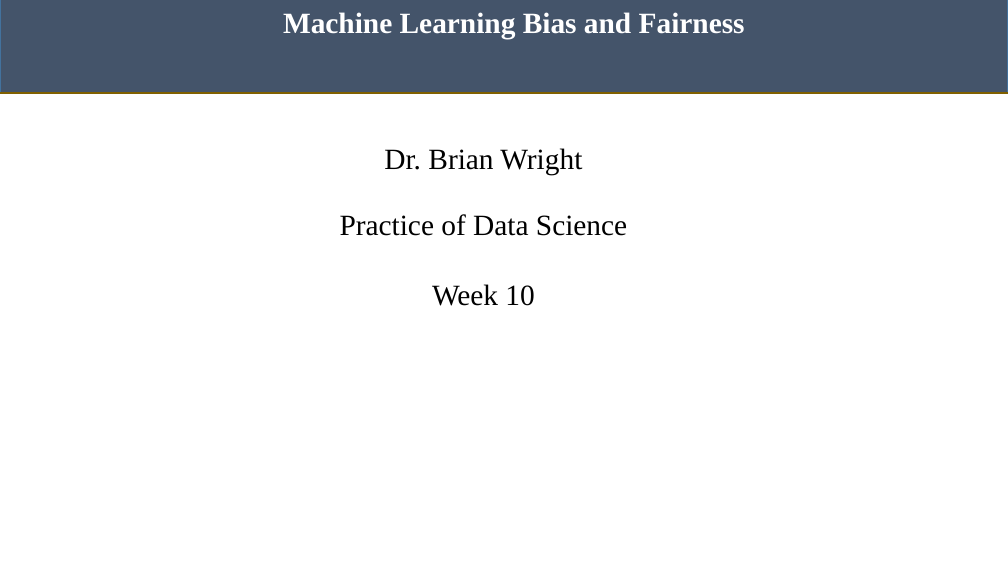
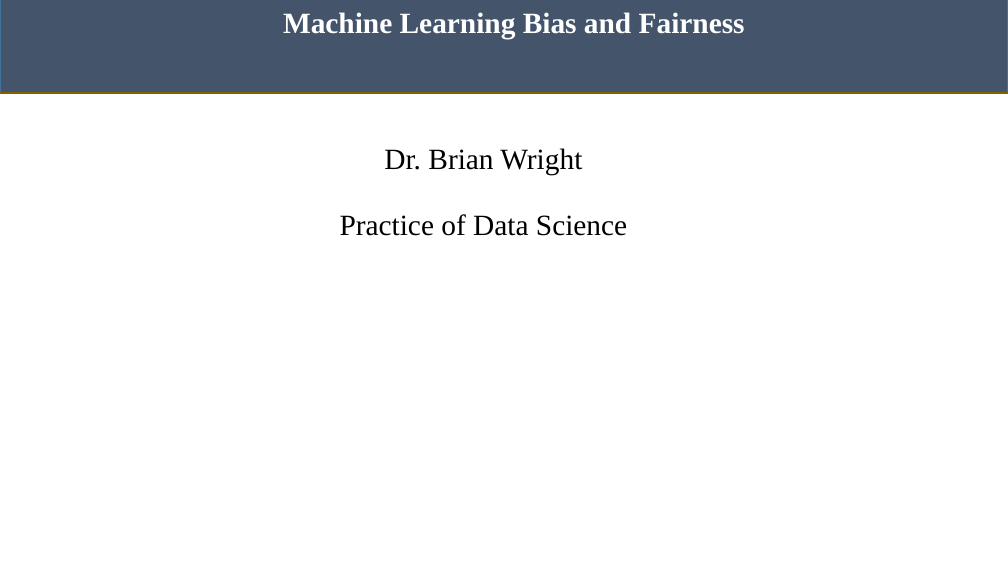
Before and after one commit to stefregalia/DS-3021, a slide deck: slide 1 of 14_ML_Bias/Bias_Presentation.pptx. Drawn at 1008x567 pixels with LibreOffice and Linux fonts; fonts in the diff are those of the drawing. Boxes give left, top, right and bottom in pixels: in the first picture for what was removed or moved away, otherwise in the second. Text is boxed around its words. In the diff, an @@ line names an element or a change of style, - is before the commit and + after.

```diff
--- a/14_ML_Bias/Bias_Presentation.pptx
+++ b/14_ML_Bias/Bias_Presentation.pptx
@@ text at box(432, 284, 534, 306): paragraph removed @@
-Week 10
```
Also in this commit, not shown: 50 other files.
